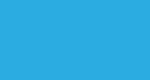
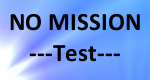
Before/after of a 150x80 layered artwork. What changed in the layer stack:
added layer "NO MISSION ..." above "Hintergrund" over (x1=10, y1=13, x2=140, y2=62)
painted on "Hintergrund" over (x1=0, y1=0, x2=150, y2=80)
